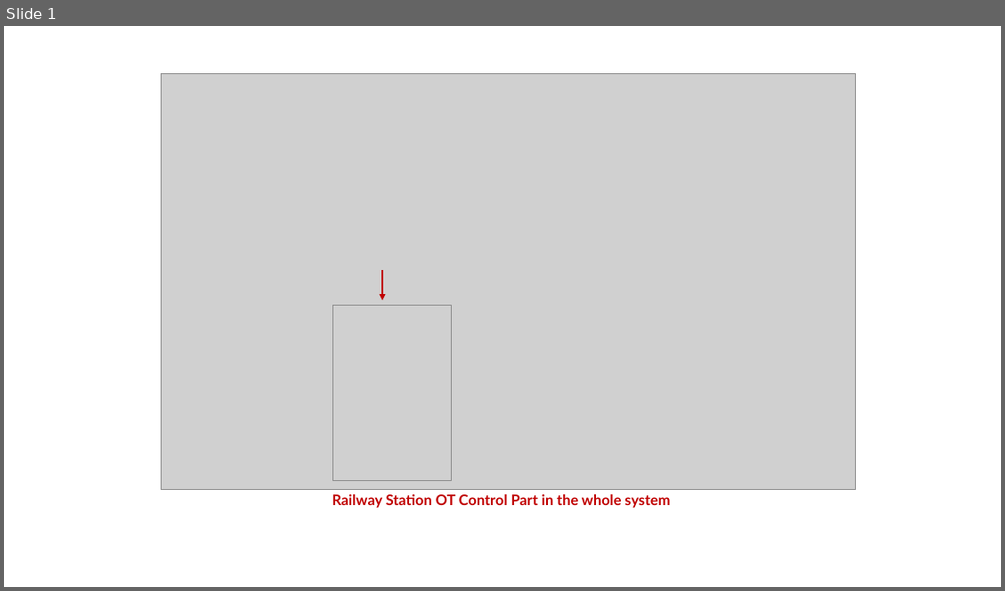
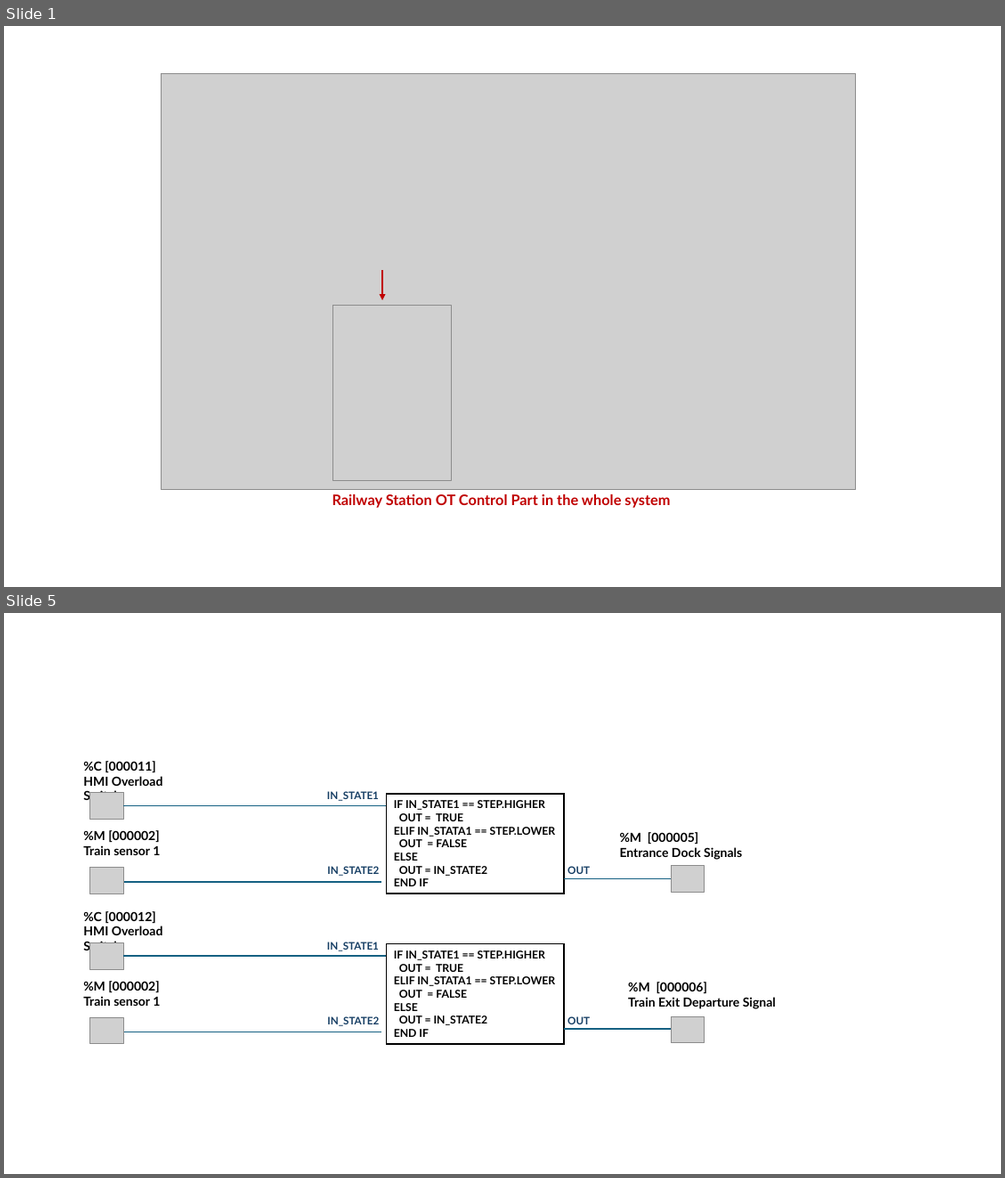
Before and after one commit to LiuYuancheng/IT_OT_IoT_Cyber_Security_Workshop, a slide deck: OT_System_Attack_Case_Study/Railway_Station/img/designDoc.pptx. Shown one above the other, each under a label of ours: slide 1 before the commit, slides 1 and 5 after it; the slides between them are not shown. The pictures are 1005x591 and 1005x1178 pixels, drawn with LibreOffice and Linux fonts; fonts in the diff are those of the drawing; grey boxes stand for pictures. Boxes give left, top, right and bottom in pixels: in the first picture for what was removed or moved away, otherwise in the second. Text is boxed around its words. In the diff, an @@ line names an element or a change of style, - is before the commit and + after.

```diff
--- a/OT_System_Attack_Case_Study/Railway_Station/img/designDoc.pptx
+++ b/OT_System_Attack_Case_Study/Railway_Station/img/designDoc.pptx
@@ slide 5 added at <box>4,613,1001,1174</box>, background #FFFFFF @@
@@ text added at <box>83,761,163,803</box>, 12 pt, text #000000, bold @@
+%C [000011]
+HMI Overload Switch
@@ picture added at <box>90,793,123,819</box> @@
@@ text added at <box>327,791,379,801</box>, 10 pt, text #163E64, bold @@
+IN_STATE1
@@ rectangle added at <box>386,793,564,893</box>, fill #FFFFFF, outline #000000 1.5 pt, 10.5 pt, text #000000, bold @@
+IF IN_STATE1 == STEP.HIGHER
+OUT = TRUE
+ELIF IN_STATA1 == STEP.LOWER
+OUT = FALSE
+ELSE
+OUT = IN_STATE2
+END IF
@@ line added from (123, 806) to (386, 806), #156082 1.5 pt @@
@@ text added at <box>83,830,160,855</box>, 12 pt, text #000000, bold @@
+%M [000002]
+Train sensor 1
@@ text added at <box>620,832,742,860</box>, 12 pt, text #000000, bold @@
+%M [000005]
+Entrance Dock Signals
@@ picture added at <box>90,868,123,893</box> @@
@@ text added at <box>327,866,379,876</box>, 10 pt, text #163E64, bold @@
+IN_STATE2
@@ line added from (564, 878) to (671, 878), #156082 1.5 pt @@
@@ text added at <box>567,866,590,874</box>, 10 pt, text #163E64, bold @@
+OUT
@@ picture added at <box>671,866,704,892</box> @@
@@ line added from (119, 882) to (381, 882), #156082 1.5 pt @@
@@ text added at <box>83,911,163,954</box>, 12 pt, text #000000, bold @@
+%C [000012]
+HMI Overload Switch
@@ picture added at <box>90,943,123,969</box> @@
@@ line added from (123, 957) to (386, 957), #156082 1.5 pt @@
@@ text added at <box>327,941,379,951</box>, 10 pt, text #163E64, bold @@
+IN_STATE1
@@ rectangle added at <box>386,943,564,1044</box>, fill #FFFFFF, outline #000000 1.5 pt, 10.5 pt, text #000000, bold @@
+IF IN_STATE1 == STEP.HIGHER
+OUT = TRUE
+ELIF IN_STATA1 == STEP.LOWER
+OUT = FALSE
+ELSE
+OUT = IN_STATE2
+END IF
@@ text added at <box>83,981,160,1005</box>, 12 pt, text #000000, bold @@
+%M [000002]
+Train sensor 1
@@ text added at <box>628,981,776,1009</box>, 12 pt, text #000000, bold @@
+%M [000006]
+Train Exit Departure Signal
@@ picture added at <box>90,1017,123,1043</box> @@
@@ line added from (119, 1032) to (381, 1032), #156082 1.5 pt @@
@@ text added at <box>327,1016,379,1026</box>, 10 pt, text #163E64, bold @@
+IN_STATE2
@@ line added from (564, 1029) to (671, 1029), #156082 1.5 pt @@
@@ text added at <box>567,1016,590,1024</box>, 10 pt, text #163E64, bold @@
+OUT
@@ picture added at <box>671,1016,704,1042</box> @@
```
Also in this commit, not shown: 4 other slides added, 4 other files.
